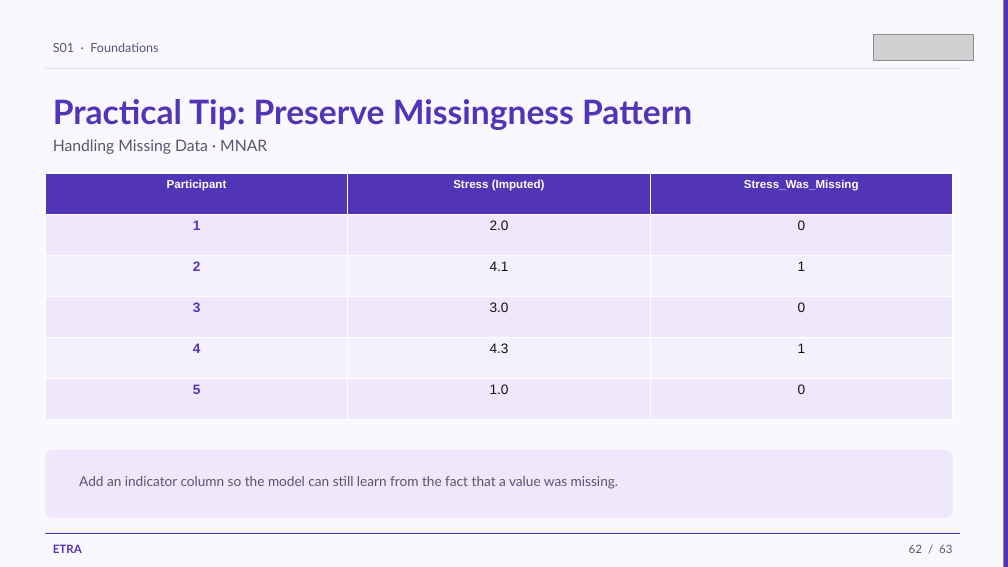
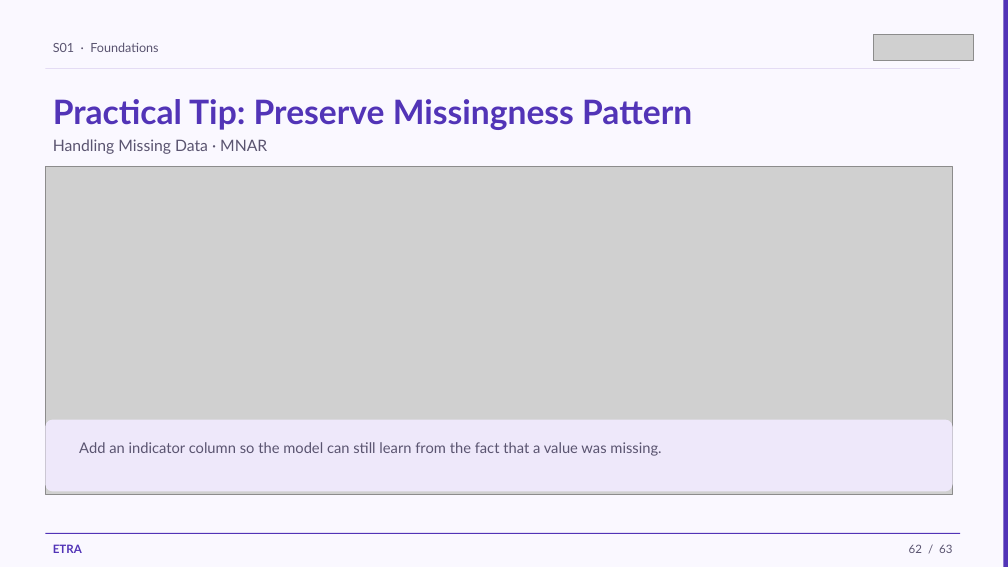
Before and after one commit to iksasa15/AI-ML, a slide deck: slide 62 of web-presentation/pdf-exports/Week1-Session1-Foundations.pptx. Drawn at 1008x567 pixels with LibreOffice and Linux fonts; fonts in the diff are those of the drawing; grey boxes stand for pictures. Boxes give left, top, right and bottom in pixels: in the first picture for what was removed or moved away, otherwise in the second. Text is boxed around its words. In the diff, an @@ line names an element or a change of style, - is before the commit and + after.

```diff
--- a/web-presentation/pdf-exports/Week1-Session1-Foundations.pptx
+++ b/web-presentation/pdf-exports/Week1-Session1-Foundations.pptx
@@ table removed at (45,174,953,420), 6 rows, 3 columns @@
-Participant | Stress (Imputed) | Stress_Was_Missing
-1 | 2.0 | 0
-2 | 4.1 | 1
-3 | 3.0 | 0
-4 | 4.3 | 1
-5 | 1.0 | 0
@@ picture added at (45,166,953,495) @@
@@ rounded rectangle: place and size @@
-rounded rectangle at (45,450,953,518)
+rounded rectangle at (45,420,953,492)
@@ text "Add an indicator column so ...": place and size @@
-text "Add an indicator column so ..." at (79,476,618,489)
+text "Add an indicator column so ..." at (79,442,661,456)
@@ text "Add an indicator column so ..." at (79,442,661,456): size 13 to 14 pt @@
```
Also in this commit, not shown: 33 other slides changed, 14 other files.
